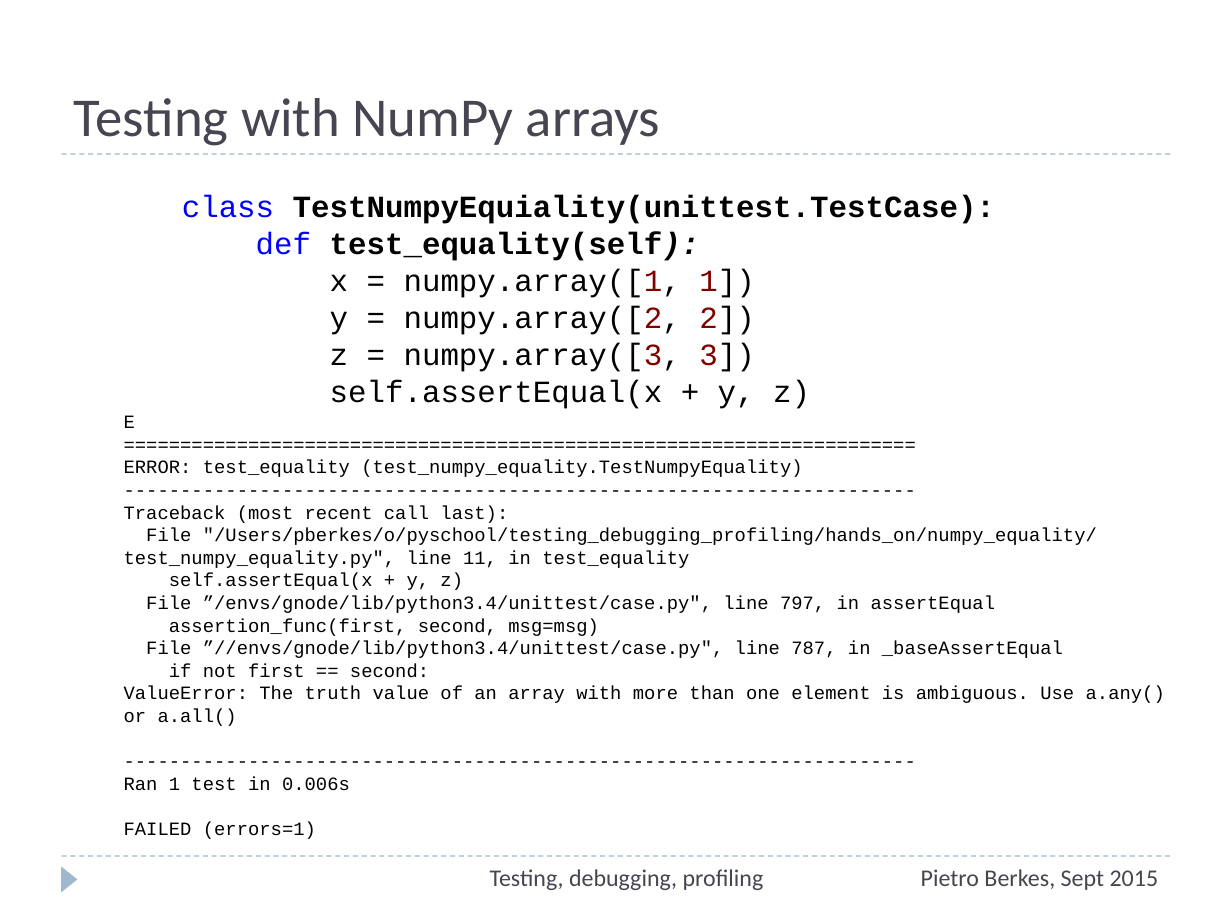
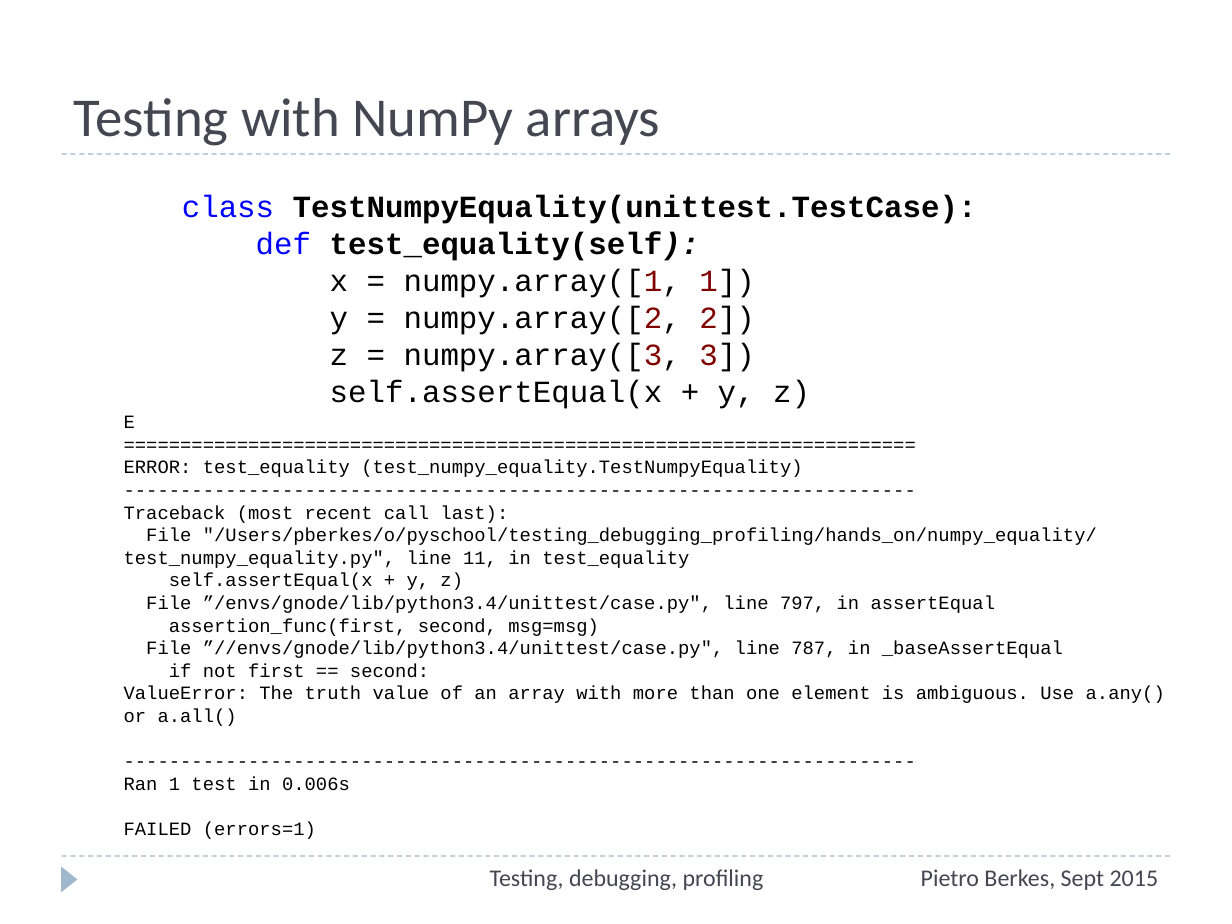
Before and after one commit to ASPP/testing_debugging_profiling, a slide deck: slide 27 of testing-debugging-profiling.pptx (slide 28 before the commit). Drawn at 1232x924 pixels with LibreOffice and Linux fonts; fonts in the diff are those of the drawing. Boxes give left, top, right and bottom in pixels: in the first picture for what was removed or moved away, otherwise in the second. Text is boxed around its words. In the diff, an @@ line names an element or a change of style, - is before the commit and + after.

```diff
--- a/testing-debugging-profiling.pptx
+++ b/testing-debugging-profiling.pptx
@@ text at [182,195,977,224]: text changed @@
-class TestNumpyEquiality(unittest.TestCase):
+class TestNumpyEquality(unittest.TestCase):
```
Also in this commit, not shown: 4 other slides changed, 1 slide removed, 1 other file.
